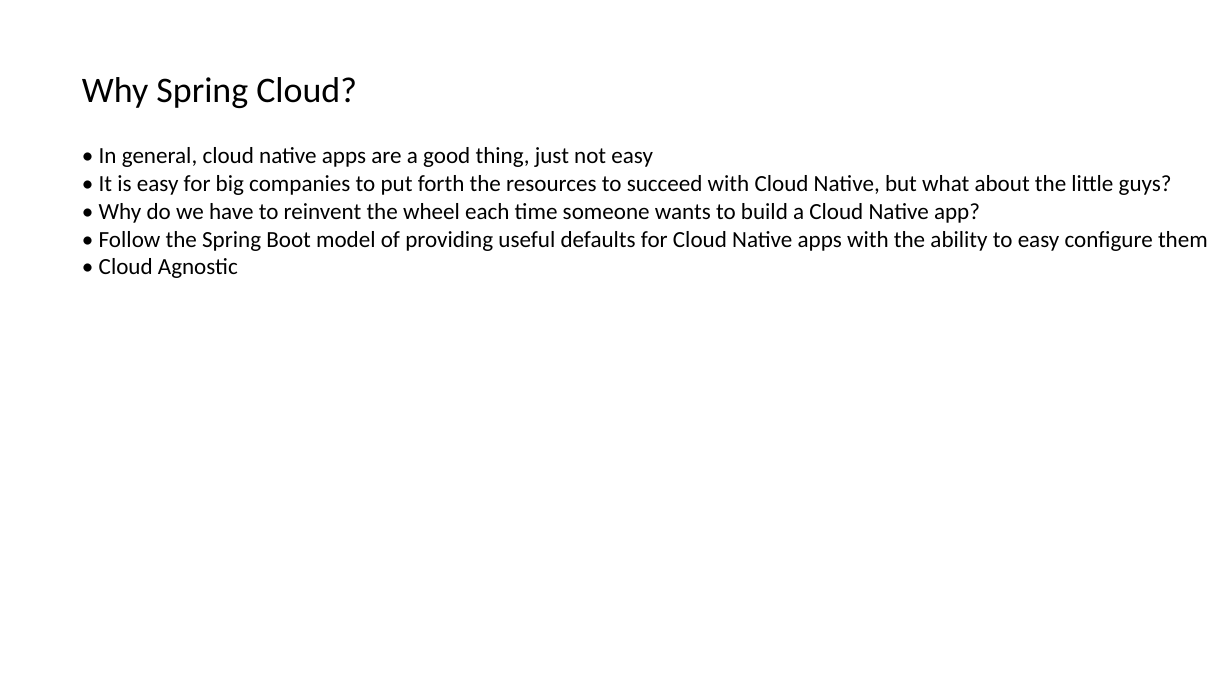
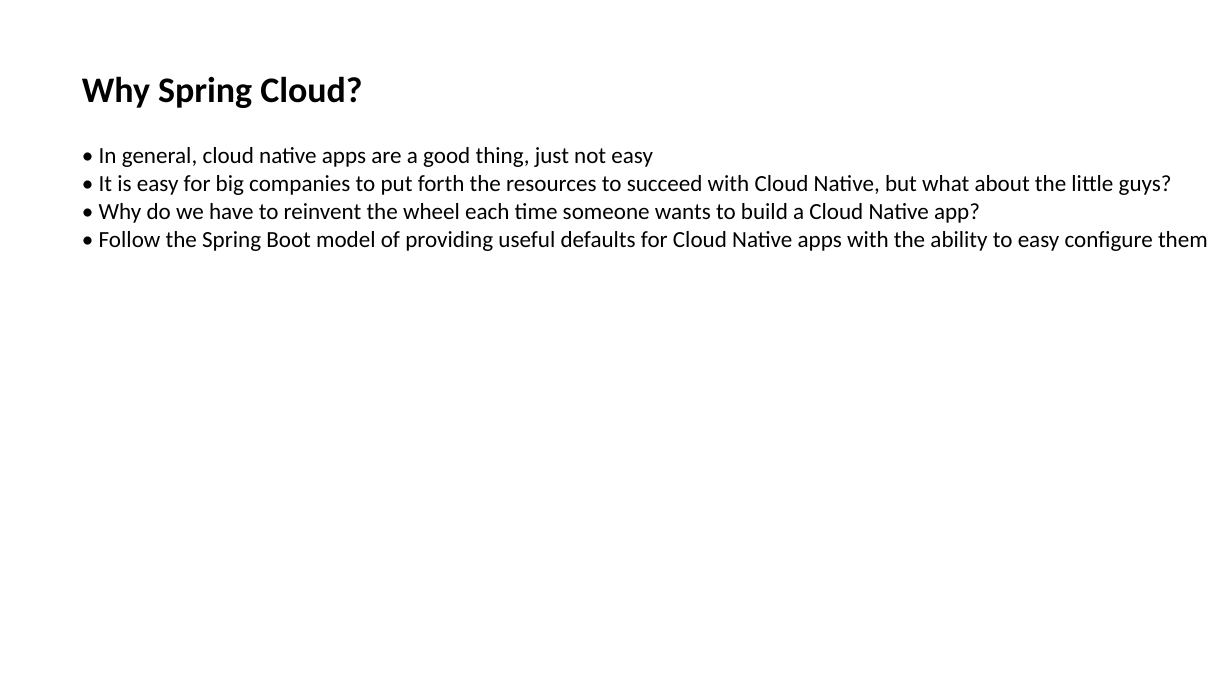
Before and after one commit to kundankumarjha/springclouddemo, a slide deck: slide 4 of SpringCloud.pptx. Drawn at 1232x693 pixels with LibreOffice and Linux fonts; fonts in the diff are those of the drawing. Boxes give left, top, right and bottom in pixels: in the first picture for what was removed or moved away, otherwise in the second. Text is boxed around its words. In the diff, an @@ line names an element or a change of style, - is before the commit and + after.

```diff
--- a/SpringCloud.pptx
+++ b/SpringCloud.pptx
@@ text "Why Spring Cloud?" at bbox=[82, 76, 362, 108]: bold on @@
@@ text at bbox=[99, 258, 238, 278]: paragraph removed @@
-• Cloud Agnostic
```
Also in this commit, not shown: 2 other slides changed.
